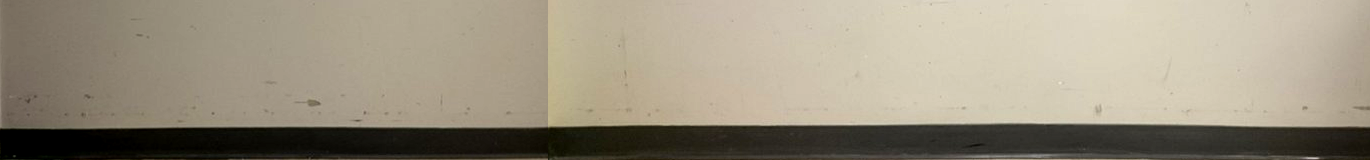
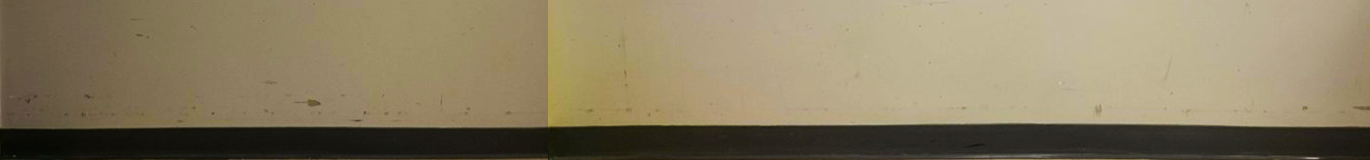
Layer changes from the first 1370px x 160px image to the second:
pixels changed over [0, 0, 1370, 160] (layer not identified)
